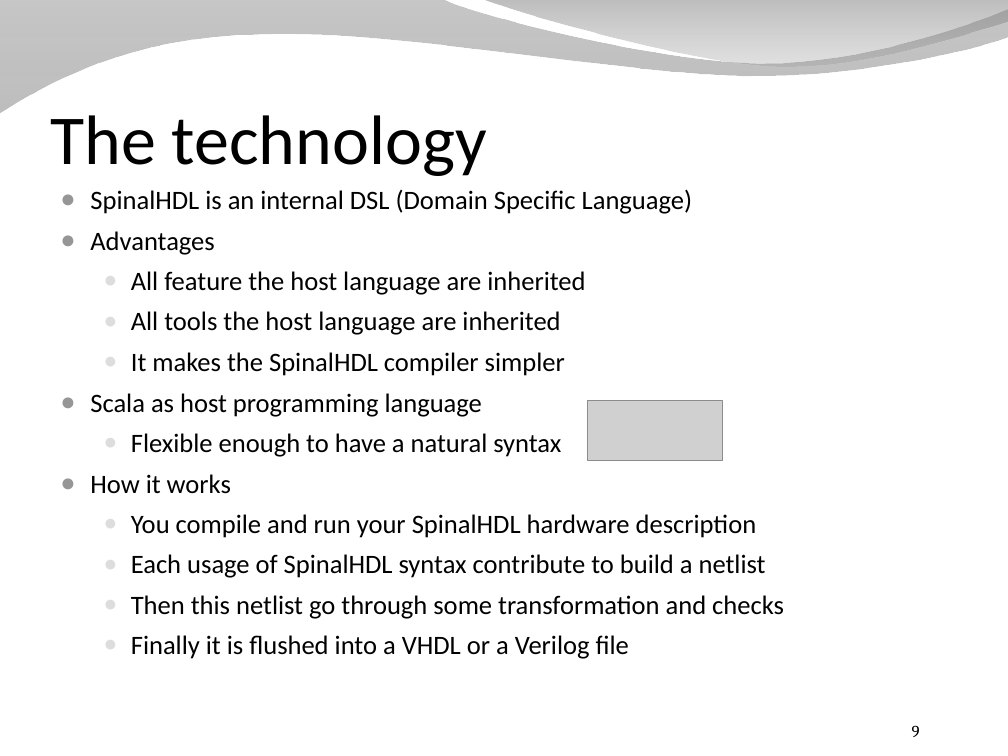
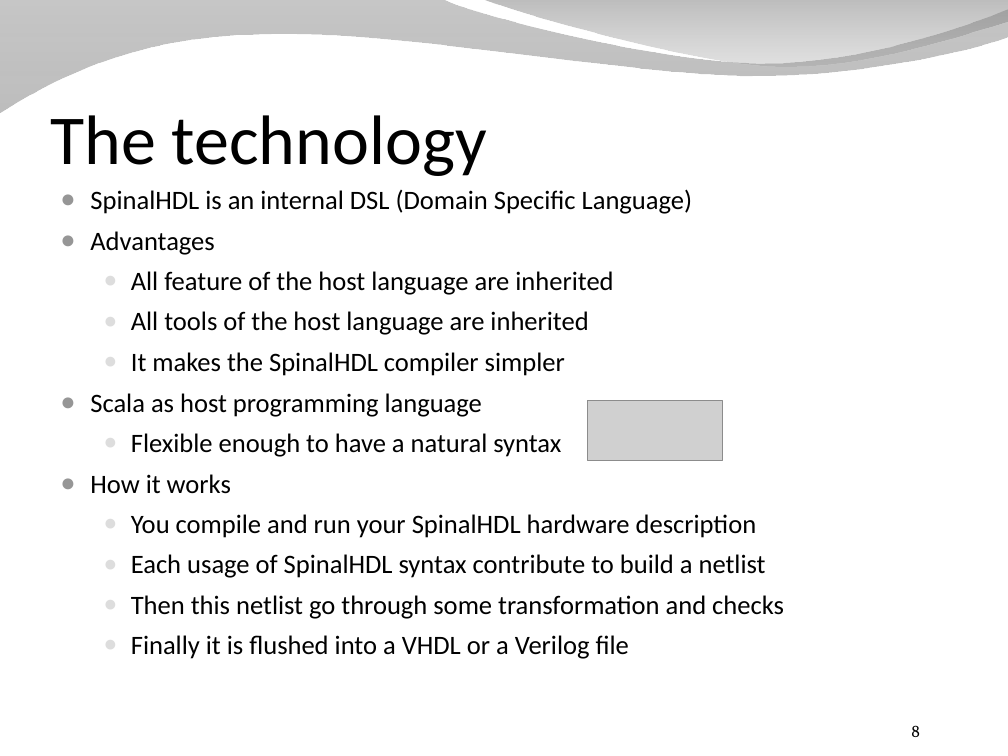
Before and after one commit to SpinalHDL/SpinalDoc, a slide deck: slide 8 of presentation/en/presentation_veryfast.odp (slide 9 before the commit). Drawn at 1008x756 pixels with LibreOffice and Linux fonts; fonts in the diff are those of the drawing; grey boxes stand for pictures; background and template pictures are left out. Boxes give left, top, right and bottom in pixels: in the first picture for what was removed or moved away, otherwise in the second. Text is boxed around its words. In the diff, an @@ line names an element or a change of style, - is before the commit and + after.

```diff
--- a/presentation/en/presentation_veryfast.odp
+++ b/presentation/en/presentation_veryfast.odp
@@ text at [131, 271, 613, 335]: text changed @@
-  ● All feature the host language are inherited
-  ● All tools the host language are inherited
+  ● All feature of the host language are inherited
+  ● All tools of the host language are inherited
@@ page number at [912, 725, 920, 737]: text changed @@
-9
+8
```
Also in this commit, not shown: 1 other slide changed, 1 slide removed, 2 other files.
